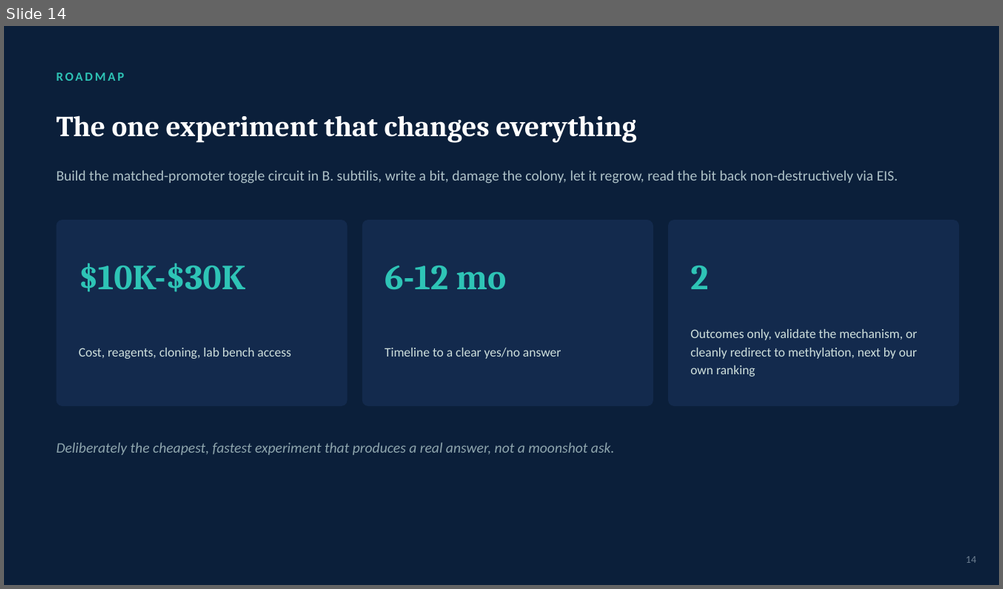
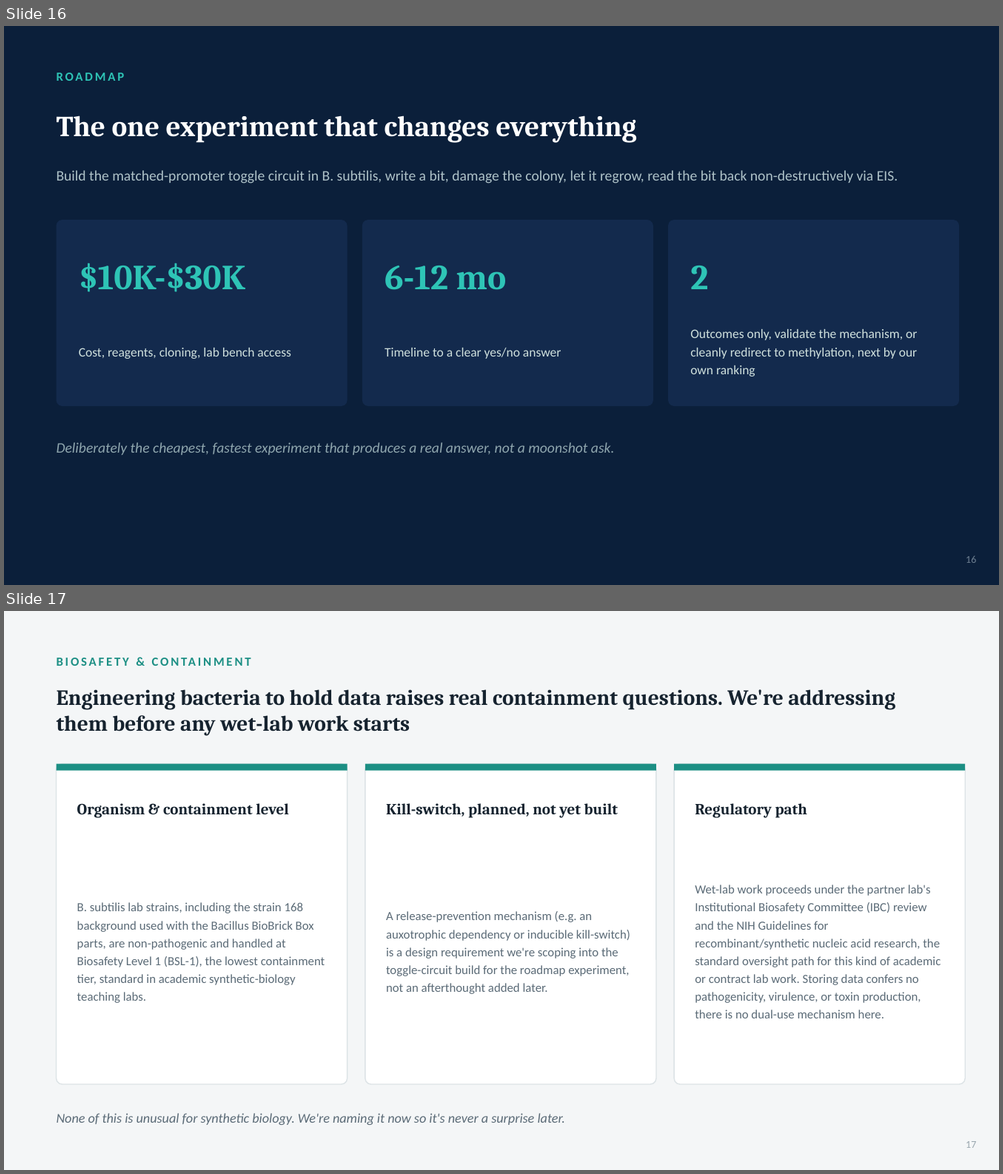
Before and after one commit to rewired89/Acheron, a slide deck: docs/pitch/Acheron_Pitch_Deck.pptx. Shown one above the other, each under a label of ours: slide 14 before the commit, slides 16 and 17 after it. The pictures are 1003x589 and 1003x1174 pixels, drawn with LibreOffice and Linux fonts; fonts in the diff are those of the drawing. Boxes give left, top, right and bottom in pixels: in the first picture for what was removed or moved away, otherwise in the second. Text is boxed around its words. In the diff, an @@ line names an element or a change of style, - is before the commit and + after.

```diff
--- a/docs/pitch/Acheron_Pitch_Deck.pptx
+++ b/docs/pitch/Acheron_Pitch_Deck.pptx
@@ slide 17 added at (4, 611, 999, 1170), background #F4F6F7 @@
@@ text added at (57, 648, 504, 675), 12 pt, text #1C8F84, bold @@
+BIOSAFETY & CONTAINMENT
@@ text added at (57, 689, 895, 736), 21 pt, text #16232F, bold @@
+Engineering bacteria to hold data raises real containment questions. We're addressing them before any wet-lab work starts
@@ rounded rectangle added at (57, 764, 347, 1085), fill #FFFFFF, outline #DCE3E6 1 pt @@
@@ rectangle added at (57, 764, 347, 771), fill #1C8F84 @@
@@ rounded rectangle added at (365, 764, 656, 1085), fill #FFFFFF, outline #DCE3E6 1 pt @@
@@ rectangle added at (365, 764, 656, 771), fill #1C8F84 @@
@@ rounded rectangle added at (674, 764, 965, 1085), fill #FFFFFF, outline #DCE3E6 1 pt @@
@@ rectangle added at (674, 764, 965, 771), fill #1C8F84 @@
@@ text added at (77, 803, 289, 818), 15 pt, text #16232F, bold @@
+Organism & containment level
@@ text added at (386, 803, 617, 818), 15 pt, text #16232F, bold @@
+Kill-switch, planned, not yet built
@@ text added at (694, 803, 807, 818), 15 pt, text #16232F, bold @@
+Regulatory path
@@ text added at (694, 885, 940, 1019), 12 pt, text #5B6B77 @@
+Wet-lab work proceeds under the partner lab's Institutional Biosafety Committee (IBC) review and the NIH Guidelines for recombinant/synthetic nucleic acid research, the standard oversight path for this kind of academic or contract lab work. Storing data confers no pathogenicity, virulence, or toxin production, there is no dual-use mechanism here.
@@ text added at (77, 903, 325, 1003), 12 pt, text #5B6B77 @@
+B. subtilis lab strains, including the strain 168 background used with the Bacillus BioBrick Box parts, are non-pathogenic and handled at Biosafety Level 1 (BSL-1), the lowest containment tier, standard in academic synthetic-biology teaching labs.
@@ text added at (386, 911, 630, 994), 12 pt, text #5B6B77 @@
+A release-prevention mechanism (e.g. an auxotrophic dependency or inducible kill-switch) is a design requirement we're scoping into the toggle-circuit build for the roadmap experiment, not an afterthought added later.
@@ text added at (57, 1113, 565, 1125), 13 pt, text #5B6B77, italic @@
+None of this is unusual for synthetic biology. We're naming it now so it's never a surprise later.
@@ text added at (965, 1142, 976, 1148), 10 pt, text #9AA7AF @@
+17
@@ what was slide 14 is now slide 16 @@
```
Also in this commit, not shown: 11 other slides changed, 2 other slides added, 3 other files.
